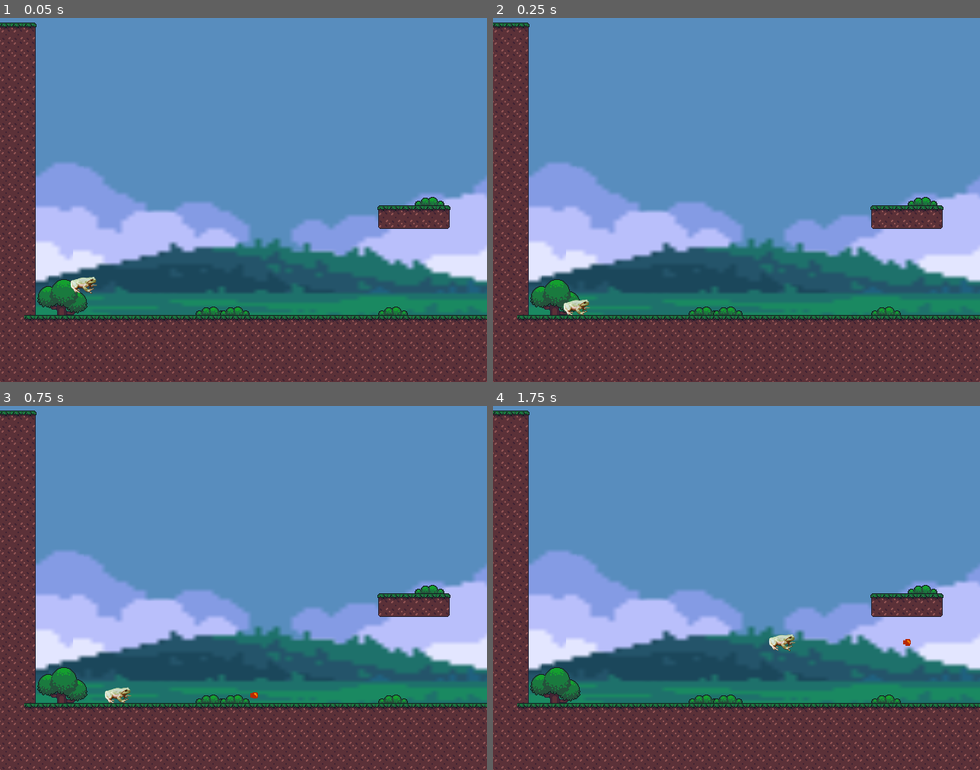
Above: before the commit, frames 1-4 (two rows, left to right).
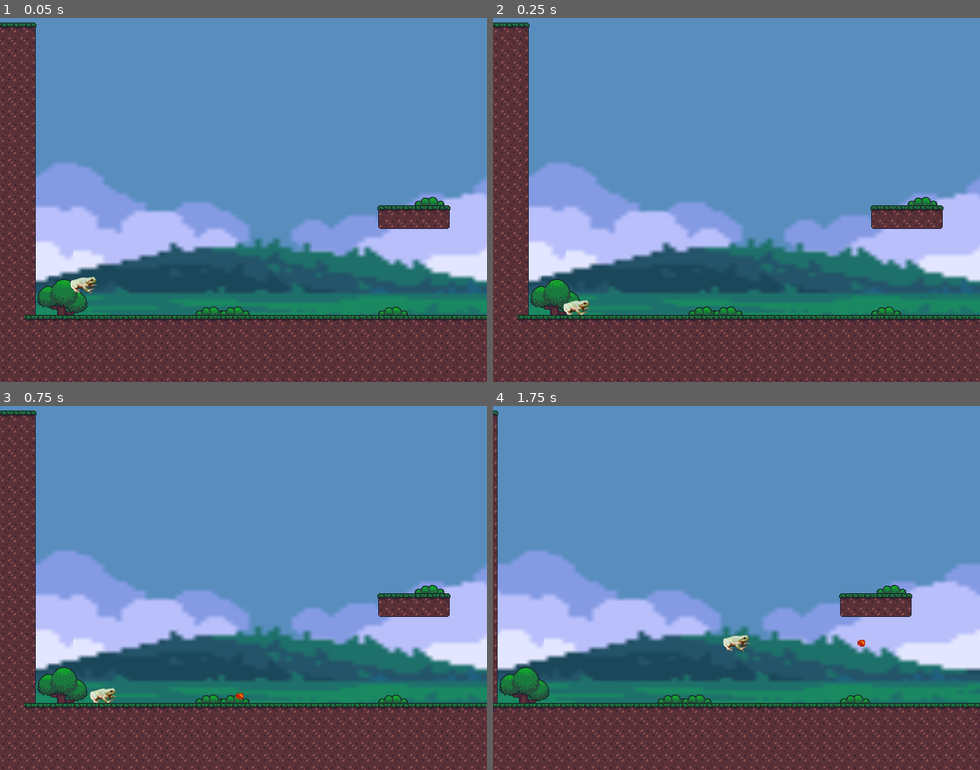
Above: after the commit, the same moments.

Repository: fheysel/frogGoesToSpace
Game: Godot game, scene res://Level0.tscn
Two runs of this game, one before a commit and one after it. Both use one fixed random seed, a clock stepped at 60 frames per second and the inputs below.
Inputs:
- Up to frame 1 (0.05 s): no input
- Up to frame 2 (0.25 s): no input
- Up to frame 3 (0.75 s): tap Enter at 0.5 s; hold Right (walk_right) from 0.53 s (still down); hold X (tongue) from 0.53 s (still down)
- Up to frame 4 (1.75 s): keep holding Right (walk_right); tap Z (jump) at 0.77, 0.8, 1.07, 1.35, 1.52 s; release X (tongue) at 1.28 s; tap X (tongue) at 1.55 s

Frame 1 is identical in both runs. In frame 2, 0.1% of the frame differs, in the area x 14-20%, y 77-82%; in frame 3, 0.3%; in frame 4, 19%, in the area x 0-100%, y 1-100%.

Commit message:
Implement new user movement system
This adds a large amount of code to the user's horizontal movement to accelerate the user and maintain momentum, instead of just setting velocity every frame.

This allows for better tongue mechanics, leading to sick momentum conservation movement techniques.

Additionally, there were a few minor code fixes and a lot of new comments added, a few miscellaneous settings were adjusted relating to the camera, and the swinging debug velocity line was removed.

Diff:
--- a/godotproject/Level0.tscn
+++ b/godotproject/Level0.tscn
@@ -22,14 +22,11 @@
 collision_mask = 17
 
 [node name="Camera2D" type="Camera2D" parent="Player"]
-position = Vector2( 0, 7.20007 )
-scale = Vector2( 1.05247, 1.26072 )
 current = true
 limit_left = 0
 limit_top = 0
 limit_right = 2000
 limit_bottom = 1000
-drag_margin_h_enabled = true
 drag_margin_v_enabled = true
 drag_margin_top = 0.7
 drag_margin_bottom = 0.1
--- a/godotproject/Player.gd
+++ b/godotproject/Player.gd
@@ -3,12 +3,23 @@
 signal tongue_start
 signal tongue_stop
 
-export (int) var speed = 200
-export (int) var jump_speed = -500
-export (int) var gravity = 1200
+# Constants relating to horizontal movement
+export (float) var walk_horiz_accel = 1200
+export (float) var walk_speed_limit = 225
+export (float) var going_too_fast_slowdown_accel = walk_speed_limit / 0.25
+export (float) var friction_coeff = 1.5
+export (float) var ground_turn_coefficient = friction_coeff * 1.5
+export (float) var air_horiz_accel = walk_horiz_accel * 0.6
+export (float) var air_speed_limit = walk_speed_limit * 1.0
+export (float) var air_turn_coefficient = 1.2
+
+export (float) var jump_leniency_time = 5 / 60.0
+export (float) var jump_speed = 500
 export (float) var jump_length = 10 / 60.0
+export (float) var shorthop_speed = jump_speed * 0.6
 export (float) var shorthop_length = 6 / 60.0
-export (float) var shorthop_ratio = 0.6
+export (float) var gravity = 1200
+export (float) var terminal_velocity = 400
 export (float) var swing_user_anglespeed_per_s = 1
 export (float) var swing_user_radius_per_s = 40
 # How long to delay between hop sound effects
@@ -17,11 +28,15 @@
 # in the code below for more detail
 export (float) var hop_sound_timer_period_variance = 0.1
 
+export (float) var tongue_exit_jump_bonus_multiplier = 1.25
 
 var velocity = Vector2.ZERO
 var jump_frame_countdown = 0
 var jump_shorthop_countdown = 0
+var jump_button_press_leniency_timer = 0
+var jump_on_ground_leniency_timer = 0
 var facing = Vector2.RIGHT
+var on_floor_last_frame = false
 
 var user_direction = Vector2.ZERO
 var jump_pressed = false
@@ -52,10 +67,7 @@
 	var swing_vec = update_swing_radius_angle()
 	var swing_dir_vec = swing_vec.rotated(PI/2)
 	var dotprod = swing_dir_vec.dot(velocity)
-	if abs(dotprod)<  0.01 or swing_radius < 0.01:
-		swing_angular_speed = 0
-	else:
-		swing_angular_speed = dotprod / abs(dotprod) * pow(abs(dotprod), 0.5) / max(1, swing_radius)
+	swing_angular_speed = sign(dotprod) * pow(abs(dotprod), 0.5) / max(1, swing_radius)
 
 func stop_swing():
 	# Convert swinging angular momentum into player velocity
@@ -92,17 +104,110 @@
 	tongue_pressed = Input.is_action_just_pressed("tongue")
 	tongue_held = Input.is_action_pressed("tongue")
 
-func _draw():
-	# THIS IS JUST DEBUG
-	# TODO: Remove
-	# Draw swinging velocity vector
-	if $PlayerTongue.swinging:
-		var tgt = Vector2.DOWN.rotated(swing_angle) * swing_angular_speed * 100
-		draw_line(Vector2(0,0), tgt, Color(1,0,0))
+func handle_normal_horizontal_movement(delta):
+	# We break movement up into two main categories: ground and air
+	###############################################################################################
+	# If the frog is on the ground, then there are a few possible movement options:
+	#   - user is not inputting a direction:
+	#     => frog experiences friction (walk_horiz_accel * friction_coeff) slowing them down
+	#        until they are stopped
+	#
+	#   - user is inputting direction that the frog is going, and frog is going slower than the max speed:
+	#     => frog experiences constant acceleration (walk_horiz_accel) in input direction until they
+	#        reach their max speed (walk_speed_limit), beyond which the speed doesn't increase
+	#
+	#   - user is inputting direction OPPOSITE the dir'n the frog is going, and is going slower than the max speed:
+	#     => frog experiences boosted constant acceleration (walk_horiz_accel * ground_turn_coefficient)
+	#        in the inputted direction (still obeying the maximum speed limit)
+	#
+	#   - user is inputting direction that the frog is going, and frog is going faster than the max speed:
+	#     => frog experiences constant deceleration (going_too_fast_slowdown_accel)
+	#        until they reach their max speed, beyond which the speed doesn't decrease
+	#
+	# The ground_turn_coefficient exists so that the frog can turn around quicker, which should
+	# make the movement feel "tighter."
+	#
+	# The "going_too_fast_slowdown_accel" exists so that the frog can't go ridiculously fast along
+	# the ground, since it wouldn't make sense if all of a sudden they were able to run faster
+	# for an extended period of time just because they went fast once.
+	#
+	###############################################################################################
+	# If the frog is in the air, the movement is simpler:
+	#   - user is not inputting a direction:
+	#     => no effect, they keep all momentum (no ground to have friction against)
+	#
+	#   - user is inputting direction that the frog is going:
+	#     => frog experiences constant acceleration (air_horiz_accel) in input direction until they
+	#        reach their max speed (air_speed_limit), beyond which the speed doesn't increase
+	#
+	#   - user is inputting direction OPPOSITE the dir'n the frog is going:
+	#     => frog experiences boosted constant acceleration (air_horiz_accel * air_turn_coefficient)
+	#        in the inputted direction (still obeying the maximum speed limit)
+	#
+	# When a direction is not input while in the air, momentum is kept the same since that logically
+	# makes sense and seems to play OK.
+	#
+	# There is a horizontal speed cap while in the air, but this only affects the user's inputs.
+	# This means they can't exceed this speed cap by inputting left/right, but when they eject
+	# out of a swing, they will be allowed to be above the speed cap. If they push in the dir'n
+	# they are going, then they won't lose speed. If they push in the dir'n opposite their
+	# velocity, then they will slow down using the same "air_turn_coefficient" as normal.
+	#
+	# This conservation of momentum above the speed cap basically allows the user to keep their
+	# momentum for as long as they are in the air, slowing down when they touch ground.
+	# They can keep the full momentum if they can jump as soon as they touch the ground.
+	#
+	###############################################################################################
+
+	if on_floor_last_frame:
+		# Handle ground movement
+		if is_zero(user_direction.x):
+			# If the user isn't inputting a direction, slow them down toward stopped
+			var vs = sign(velocity.x)
+			velocity.x += -vs * walk_horiz_accel * delta * friction_coeff
+			if sign(velocity.x) * vs < 0:
+				# User is going in opposite dir'n then they were originally.
+				# Make them come to a stop.
+				velocity.x = 0
+		else:
+			# Make the user move in the direction they're pointing if they're not already
+			# at the speed cap
+			if sign(user_direction.x) * velocity.x < walk_speed_limit:
+				var turning_bonus = 1
+				# Add additional speed if the user is turning around
+				# (dir'n of user_direction.x doesn't match dir'n of velocity.x)
+				if sign(user_direction.x) * sign(velocity.x) < 0:
+					turning_bonus = ground_turn_coefficient
+				velocity.x += user_direction.x * walk_horiz_accel * delta * turning_bonus
+				# Limit horiz. speed to speed cap
+				velocity.x = sign(velocity.x) * min(abs(velocity.x), walk_speed_limit)
+			else:
+				# If they are at or above the speed cap, gradually slow them down towards
+				# speed cap (to stop them from going too fast)
+				velocity.x -= user_direction.x * going_too_fast_slowdown_accel * delta
+				# Don't decrease speed past the speed cap!
+				velocity.x = sign(velocity.x) * max(abs(velocity.x), walk_speed_limit)
+	else:
+		# Handle air movement
+		if is_zero(user_direction.x):
+			# If the user isn't inputting a direction, don't adjust their velocity
+			pass
+		else:
+			# Make the user move in the direction they're pointing if they're not already
+			# at the speed cap
+			if sign(user_direction.x) * velocity.x < air_speed_limit:
+				var turning_bonus = 1
+				# Add additional speed if the user is turning around
+				# (dir'n of user_direction.x doesn't match dir'n of velocity.x)
+				if sign(user_direction.x) * sign(velocity.x) < 0:
+					turning_bonus = air_turn_coefficient
+				velocity.x += user_direction.x * air_horiz_accel * delta * turning_bonus
+				# Limit horiz. speed to speed cap
+				velocity.x = sign(velocity.x) * min(abs(velocity.x), air_speed_limit)
 
 func do_movement(delta):
 	if $PlayerTongue.swinging:
-		# Handle user input
+		# Adjust swinging speed based on user's influence
 		swing_angular_speed += swing_user_anglespeed_per_s * -user_direction.x * delta
 		# TODO: Fix this and uncomment
 		# # We don't directly compute the position. We need to use move_and_collide
@@ -135,26 +240,37 @@
 			swing_angular_speed *= -0.95
 			# TODO: ^^^ Add some dampening since not every collision is perfectly elastic
 	else:
-		# Set X velocity based on user input
-		# TODO: maybe do this differently? give the frog a little X momentum?
-		velocity.x = user_direction.x * speed
+		# Adjust X velocity based on user input
+		handle_normal_horizontal_movement(delta)
 
 		# Adjust Y velocity based on gravity and jump
 		velocity.y += gravity * delta
+
+		# If we're still in the shorthop section of our jump
 		if jump_shorthop_countdown > 0:
 			jump_shorthop_countdown -= delta
-			if jump_shorthop_countdown <= 0 and not Input.is_action_pressed("jump"):
+			# If we're still shorthopping and the user has let go of jump, then abort out of
+			# the main jump by clearing its timer, and use the shorthop speed instead.
+			if jump_shorthop_countdown <= 0 and not jump_held:
 				jump_frame_countdown = 0
-				velocity.y = jump_speed * shorthop_ratio
+				velocity.y = -shorthop_speed
+		# If we're still jumping, set the user's Y velocity to -jump_speed (-Y is up)
 		if jump_frame_countdown > 0:
 			jump_frame_countdown -= delta
-			velocity.y = jump_speed
-		velocity.y = max(min(velocity.y, 1200), -1200)
+			velocity.y = -jump_speed
+		# Prevent the player from falling faster than their terminal velocity
+		velocity.y = min(velocity.y, terminal_velocity)
+
+		# Actually move the player along the velocity vector.
 		velocity = move_and_slide(velocity, Vector2.UP)
+		# Update our stored floor state.
+		on_floor_last_frame = is_on_floor()
+
 		# Count down the hop sound timer, ensuring it never goes below 0.
 		hop_sound_timer = max(hop_sound_timer - delta, 0)
-		# Play sound effect when timer has expired and frog is walking on floor.
-		if hop_sound_timer <= 0 && is_on_floor() && !is_zero(user_direction.x) && !is_zero(velocity.x):
+		# Play sound effect when timer has expired and frog is walking on floor
+		# (only if user is pointing in the same direction that frog is going)
+		if hop_sound_timer <= 0 && on_floor_last_frame && !is_zero(user_direction.x) && sign(velocity.x) == sign(user_direction.x):
 			# Calculate new timer value, based on period as well as random variance.
 			# This slight variance will hopefully make it sound more natural.
 			# Let P and V be the period and variance, the minimum timer value will be P and the max will be P*(1+V)
@@ -162,16 +278,46 @@
 			hop_sound_timer = hop_sound_timer_period * (1 + rand_range(0, hop_sound_timer_period_variance))
 			# Play sound effect.
 			$HopSoundPlayer.play(0)
-	pass
+
+func handle_jump_starting():
+	# Adjust jump start related timers used to permit users to jump a short bit
+	# after they technically left the ground or pressed the jump key.
+	# This is done in many games to prevent the user from feeling like their jump was
+	# "stolen" when they actually pressed the button after leaving the ground.
+	# Also allows them to press the jump button just before hitting the ground and
+	# not have their jump eaten. Technically this allows for the user to buffer a
+	# frame-perfect jump which preserves all their horizontal speed, but we can block
+	# this if users prove to be able to perform these jumps very easily.
+	if jump_pressed:
+		$JumpButtonPressLeniencyTimer.start(jump_leniency_time)
+	if on_floor_last_frame:
+		$JumpOnGroundLeniencyTimer.start(jump_leniency_time)
+
+	# Check if we should jump - if we hit the jump button and were on solid ground recently
+	if $JumpButtonPressLeniencyTimer.time_left > 0 && $JumpOnGroundLeniencyTimer.time_left > 0:
+		# Reset both timers so we don't jump again next update.
+		$JumpButtonPressLeniencyTimer.stop()
+		$JumpOnGroundLeniencyTimer.stop()
+		# Set jump timers to cause frog to jump. The actual jumping motion is handled in do_movement
+		# on the next _physics_process call.
+		jump_frame_countdown = jump_length
+		jump_shorthop_countdown = shorthop_length
+		$JumpSoundPlayer.play(0)
 
 func update_anim():
+	# If the frog is shooting out the tongue, don't allow them to change
+	# which direction they're facing.
 	var facing_lock = $PlayerTongue.shooting
 	if !facing_lock:
-		if abs(user_direction.x) > 0.01:
+		# If the user is inputting left or right on the stick, face in that
+		# direction - otherwise, we will remain facing the direction that
+		# we were before.
+		if !is_zero(user_direction.x):
 			facing.x = user_direction.x
+		# At the moment, we only face left or right, no up/down/diagonals.
 		facing.y = 0
+		# If we're facing left, flip the frog.
 		$Sprite.flip_h = facing.x < 0
-	pass
 
 func get_tongue_direction():
 	var tdir = user_direction
@@ -183,36 +329,36 @@
 	return tdir.normalized()
 
 func _physics_process(delta):
-	update()
+	# Update our input-related variables
 	get_input()
+
+	# Move the frog based on current state and inputs
 	do_movement(delta)
 
-	# Factored out jump decision to avoid duplicating code.
-	var do_jump = false
-	if Input.is_action_just_pressed("jump"):
-		if $PlayerTongue.swinging:
-			do_jump = true
-		else:
-			if is_on_floor():
-				do_jump = true
-	if do_jump:
-		# If the player is currently swinging, break them out of their swing.
-		if $PlayerTongue.swinging:
+	# Handle various non-directional-movement things (tongue, jump)
+	if $PlayerTongue.swinging:
+		if jump_pressed:
+			# When we exit swinging using the jump button, give an additional speed boost
 			stop_swing()
-		# Set jump timers to cause frog to jump.
-		jump_frame_countdown = jump_length
-		jump_shorthop_countdown = shorthop_length
-		$JumpSoundPlayer.play(0)
+			velocity *= tongue_exit_jump_bonus_multiplier
+		elif tongue_pressed:
+			# When we exit swinging using the tongue button, just drop them out of swinging
+			stop_swing()
+	else:
+		# If we aren't swinging, then we may be able to jump.
+		# Check if we should jump
+		handle_jump_starting()
+
+		# Check if we should tongue
+		if tongue_pressed:
+			# Fire out the tongue by signalling the PlayerTongue object
+			emit_signal("tongue_start", get_tongue_direction())
 	update_anim()
-	if Input.is_action_just_pressed("tongue"):
-		if $PlayerTongue.swinging:
-			stop_swing()
-		else:
-			emit_signal("tongue_start", get_tongue_direction())
 
 func die():
 	print_debug("ded")
-	get_tree().reload_current_scene()
+	# The "var _unused" is needed to remove a warning about the return value being unused
+	var _unused = get_tree().reload_current_scene()
 
 func collect_star_piece(star_piece):
 	# Increment star piece counter
--- a/godotproject/Player.tscn
+++ b/godotproject/Player.tscn
@@ -7,9 +7,8 @@
 [ext_resource path="res://sfx/hop.wav" type="AudioStream" id=5]
 [ext_resource path="res://sfx/collectstarpiece.wav" type="AudioStream" id=6]
 
-[sub_resource type="CapsuleShape2D" id=1]
-radius = 16.3637
-height = 18.7289
+[sub_resource type="RectangleShape2D" id=1]
+extents = Vector2( 14.8653, 25.3458 )
 
 [sub_resource type="AudioStreamRandomPitch" id=2]
 audio_stream = ExtResource( 5 )
@@ -18,7 +17,6 @@
 [node name="Player" type="KinematicBody2D"]
 collision_layer = 2
 script = ExtResource( 1 )
-speed = 225
 
 [node name="Sprite" type="Sprite" parent="."]
 scale = Vector2( 0.6, 0.6 )
@@ -38,6 +36,14 @@
 
 [node name="CollectStarPieceSoundPlayer" type="AudioStreamPlayer2D" parent="."]
 stream = ExtResource( 6 )
+
+[node name="JumpButtonPressLeniencyTimer" type="Timer" parent="."]
+process_mode = 0
+one_shot = true
+
+[node name="JumpOnGroundLeniencyTimer" type="Timer" parent="."]
+process_mode = 0
+one_shot = true
 [connection signal="tongue_start" from="." to="PlayerTongue" method="_on_Player_tongue_start"]
 [connection signal="tongue_stop" from="." to="PlayerTongue" method="_on_Player_tongue_stop"]
 [connection signal="tongue_swing" from="PlayerTongue" to="." method="_on_PlayerTongue_tongue_swing"]
